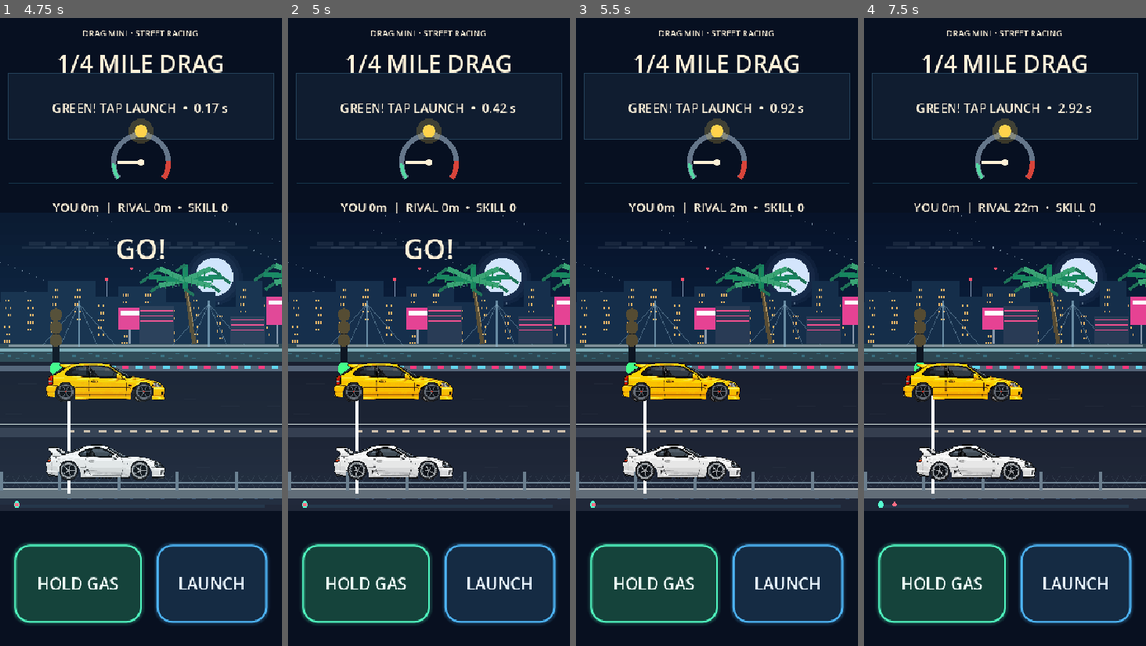
Above: before the commit, frames 1-4 (left to right).
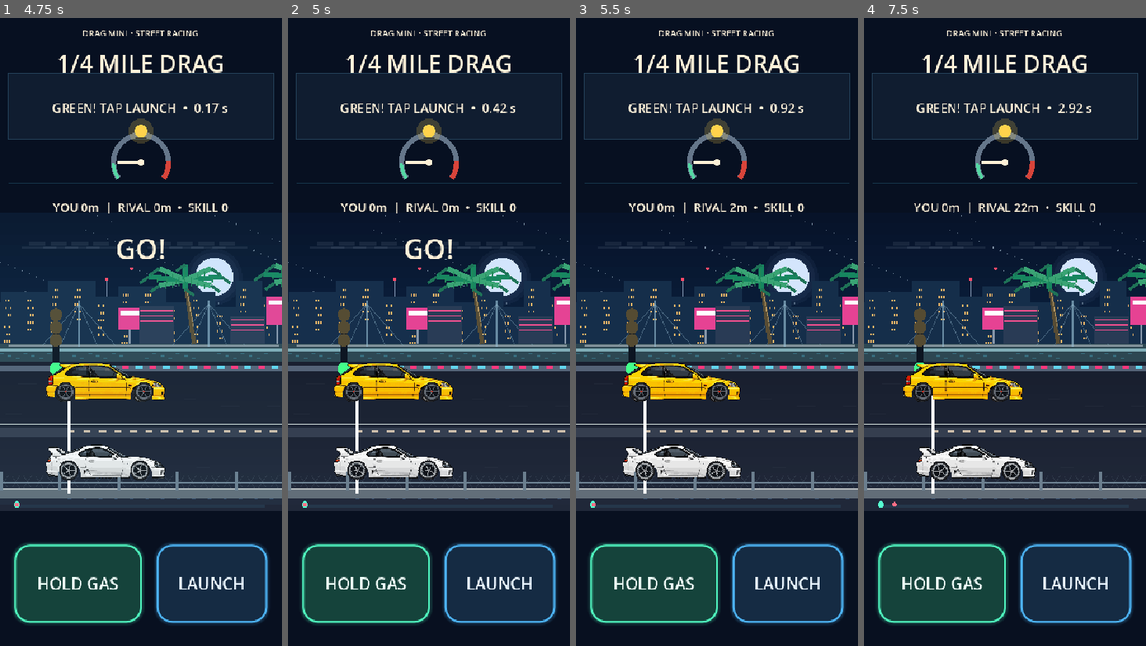
Above: after the commit, the same moments.

Repository: 1993velezpadilla-source/Drag-mini
Game: Godot game, scene res://scenes/main.tscn
Two runs of this game, one before a commit and one after it. Both use one fixed random seed, a clock stepped at 60 frames per second and the inputs below.
Inputs (mouse positions are in pixels of both pictures, inside the frame that each line leads up to):
- Up to frame 1 (4.75 s): click "▶ QUICK START" at 0.5 s; tap Enter at 1.25, 3.5 s; move the mouse to (203, 300) at 1.27 s; click (203, 300) at 1.42 s; tap Space at 2, 4.25 s; drag from (84, 363) to (126, 457) at 2.02 s; move the mouse to (169, 193) at 2.77 s; click (169, 193) at 2.92 s; drag from (126, 457) to (56, 237) at 3.52 s; move the mouse to (225, 426) at 4.27 s; click (225, 426) at 4.42 s
- Up to frame 2 (5 s): no input
- Up to frame 3 (5.5 s): drag from (632, 237) to (674, 175) at 5.02 s
- Up to frame 4 (7.5 s): move the mouse to (1019, 332) at 5.77 s; click (1019, 332) at 5.92 s; drag from (962, 175) to (948, 363) at 6.52 s; move the mouse to (1067, 300) at 7.27 s; click (1067, 300) at 7.42 s

Frame 1 is identical in both runs. In frame 2, less than 0.1% of the frame differs, in the area x 20-54%, y 70-74%; in frame 3, less than 0.1%; in frame 4, 0.2%, in the area x 10-59%, y 55-78%.

Commit message:
feat(racing): physics 120Hz, working dyno/gear/pressure tune, tire slip smoke and 60ft/ET/trap telemetry

Diff:
--- a/scripts/main.gd
+++ b/scripts/main.gd
@@ -31,6 +31,10 @@
 var player := {}
 var rival := {}
 var elapsed := 0.0
+var _sim_left := 0.0
+var race_split_60 := -1.0
+var race_split_330 := -1.0
+var race_trap_mph := 0.0
 var finish_text := ""
 var shift_feedback_until := 0.0
 var shift_feedback := ""
@@ -223,7 +227,7 @@
         "vibration":progress.vibrations, "dynamic":progress.dynamic_time,
         "audio":progress.audio_enabled,
         "wallpaper_interactive":progress.wallpaper_interactive,
-        "parts":part_states, "notice":notice
+        "parts":part_states, "tune":progress.tune(selected).duplicate(true), "notice":notice
     }
 
 func _distance_name(meters: float) -> String:
@@ -246,6 +250,13 @@
     queue_redraw()
 
 func _menu_action(action: String) -> void:
+    if action.begins_with("tune:"):
+        var details := action.split(":")
+        if details.size() == 3 and details[1] in Progression.TUNE_IDS:
+            if progress.tune_adjust(selected, details[1], int(details[2])):
+                notice = "TUNE SAVED  /  " + details[1].to_upper()
+            _present("tune")
+        return
     if action.begins_with("upgrade:"):
         var part_id := action.trim_prefix("upgrade:")
         if progress.purchase(selected, part_id):
@@ -276,6 +287,7 @@
         "race", "race_select": _present("race_select")
         "career": _present("career")
         "upgrades": _present("upgrades")
+        "tune": _present("tune")
         "settings": _present("settings")
         "wallpaper": _present("wallpaper")
         "wallpaper_apply":
@@ -341,7 +353,7 @@
         "rpm":1050.0, "gear":0, "shift_timer":0.0,
         "finished":false, "finish_time":0.0, "wheel_angle":0.0,
         "tuning":progress.performance(car_id), "nitrous_left":float(progress.level(car_id, "nitrous")) * 2.0,
-        "nitrous_active":0.0, "launch_force":1.0, "shift_power":0.0}
+        "nitrous_active":0.0, "launch_force":1.0, "shift_power":0.0, "wheel_slip":0.0}
 
 func _start_race() -> void:
     screen = "race"
@@ -351,6 +363,10 @@
     shift_feedback_until = 0.0
     shift_feedback_label.visible = false
     elapsed = 0.0
+    _sim_left = 0.0
+    race_split_60 = -1.0
+    race_split_330 = -1.0
+    race_trap_mph = 0.0
     finish_text = ""
     throttle_held = false
     gas_finger = -1
@@ -378,7 +394,11 @@
         "mass":1.0,
         "grip":1.0 + (0.017 * float(progress.stage + 1) if career_race else 0.0),
         "shift":maxf(0.82, 1.0 - (0.014 * float(progress.stage + 1) if career_race else 0.0)),
-        "nitrous":0
+        "nitrous":0,
+        "final_drive":1.0,
+        "shift_target":0.91,
+        "launch_rpm":4000.0,
+        "tire_pressure":28.0
     }
     rival["nitrous_left"] = 0.0
     title_label.text = _distance_name(race_distance_m) + " DRAG"
@@ -532,7 +552,7 @@
     launched = true
     # The clutch release is a real decision: delayed reaction and wheelspin hurt ET.
     var rpm_factor := launch_rpm / float(CARS[selected]["redline"])
-    var sweet_spot := 0.54
+    var sweet_spot := float(player["tuning"].get("launch_rpm", 4000.0)) / float(CARS[selected]["redline"])
     var error := absf(rpm_factor - sweet_spot)
     var delay_penalty := clampf(reaction_seconds / 3.0, 0.0, 0.48)
     var quality := clampf(1.18 - error * 0.95 - delay_penalty, 0.62, 1.18)
@@ -578,11 +598,11 @@
     driver["shift_timer"] = maxf(0.0, driver["shift_timer"] - delta)
     driver["shift_power"] = maxf(0.0, float(driver["shift_power"]) - delta)
     var tuning: Dictionary = driver["tuning"]
-    var gear_ratio: float = RATIOS[driver["gear"]] * model["final"]
+    var gear_ratio: float = RATIOS[driver["gear"]] * model["final"] * float(tuning.get("final_drive", 1.0))
     var wheel_radius := 0.305
     var coupled_rpm: float = driver["speed"] * gear_ratio * 60.0 / (TAU * wheel_radius)
     driver["rpm"] = clampf(maxf(maxf(1050.0, coupled_rpm), 2700.0 if gas and driver["speed"] < 3.0 else 0.0), 850.0, 8300.0)
-    if shift_auto and driver["rpm"] >= model["redline"] * 0.91:
+    if shift_auto and driver["rpm"] >= model["redline"] * float(tuning.get("shift_target", 0.91)):
         _shift(driver)
     var throttle := 1.0 if gas and driver["shift_timer"] <= 0.0 else 0.0
     var normalized: float = driver["rpm"] / model["redline"]
@@ -601,7 +621,12 @@
         force_boost *= 1.11
     var wheel_force: float = throttle * model["torque"] * float(tuning["torque"]) * force_boost * curve * gear_ratio * 0.82 / wheel_radius
     var effective_mass: float = model["mass"] * float(tuning["mass"])
-    var max_traction: float = effective_mass * 9.81 * model["grip"] * float(tuning["grip"]) * 0.63
+    # Tire pressure changes contact patch. Too little or too much loses traction.
+    var pressure: float = float(tuning.get("tire_pressure", 28.0))
+    var patch := clampf(1.0 - absf(pressure - 27.5) * 0.017, 0.74, 1.01)
+    var max_traction: float = effective_mass * 9.81 * model["grip"] * float(tuning["grip"]) * patch * 0.63
+    var slip_ratio := clampf((wheel_force - max_traction) / maxf(1.0, max_traction), 0.0, 2.0)
+    driver["wheel_slip"] = move_toward(float(driver.get("wheel_slip", 0.0)), slip_ratio, delta * 4.5)
     var resistance: float = 0.45 * driver["speed"] * driver["speed"] + 125.0
     var net: float = minf(wheel_force, max_traction) - resistance
     driver["speed"] = maxf(0.0, driver["speed"] + (net / effective_mass) * delta)
@@ -661,15 +686,26 @@
         countdown_label.visible = false
     if player["finished"] and rival["finished"]:
         return
-    var tick := minf(delta, 1.0 / 30.0)
-    elapsed += tick
-    if launched:
-        _advance_car(player, tick, throttle_held, auto_shift)
-    # Slight human-like CPU reaction makes staging meaningful.
-    if green_timer > 0.20 + float(progress.stage if career_race else 0) * 0.004:
-        _advance_car(rival, tick, true, true)
-    if player["finished"] and rival["finished"]:
-        _end_race()
+    # Stable 120Hz substeps: frame-rate independent acceleration and ET,
+    # capped after process stalls to avoid infinite catch-up on mobile.
+    const DT := 1.0 / 120.0
+    _sim_left = minf(_sim_left + minf(delta, 0.10), 0.12)
+    var loops := 0
+    while _sim_left >= DT and loops < 15:
+        _sim_left -= DT
+        loops += 1
+        elapsed += DT
+        if launched:
+            _advance_car(player, DT, throttle_held, auto_shift)
+        if green_timer > 0.20 + float(progress.stage if career_race else 0) * 0.004:
+            _advance_car(rival, DT, true, true)
+        if race_split_60 < 0.0 and float(player["distance"]) >= 18.288:
+            race_split_60 = elapsed
+        if race_split_330 < 0.0 and float(player["distance"]) >= 100.584:
+            race_split_330 = elapsed
+        if player["finished"] and rival["finished"]:
+            _end_race()
+            break
     _update_hud()
     queue_redraw()
 
@@ -686,7 +722,9 @@
     title_label.text = finish_text
     if progress.vibrations and OS.get_name() == "Android":
         Input.vibrate_handheld(65 if winning else 30)
-    detail_label.text = "YOUR TIME: %.2fs\nRIVAL TIME: %.2fs" % [player["finish_time"], rival["finish_time"]]
+    race_trap_mph = float(player.get("speed", 0.0)) * 2.2369363
+    detail_label.text = "ET %.3fs   •   TRAP %.0f MPH\nRIVAL %.3fs   •   60 FT %.3fs" % [
+        player["finish_time"], race_trap_mph, rival["finish_time"], maxf(0.0, race_split_60)]
     throttle_button.visible = false
     shift_button.visible = false
     retry_button.visible = true
@@ -750,6 +788,14 @@
     if player_id < visual_cars.size():
         WheelLayers.draw_car(self, visual_cars[player_id], Rect2(player_x, sz.y * 0.534,
             car_w, car_w * 54.0 / 128.0), float(player["wheel_angle"]))
+    # Tire smoke follows modeled wheel slip rather than random particles.
+    var slip := float(player.get("wheel_slip", 0.0))
+    if launched and slip > 0.22 and float(player.get("speed", 0.0)) < 20.0:
+        for i in range(7):
+            var center := Vector2(player_x + sz.x * (0.09 - float(i) * 0.025),
+                sz.y * (0.620 - float(i % 3) * 0.014))
+            draw_circle(center, (6.0 + float(i) * 2.5) * minf(slip, 1.6),
+                Color(0.75, 0.84, 0.90, 0.10 + 0.07 * (6 - i) / 6.0))
     if float(player.get("nitrous_active", 0.0)) > 0.0:
         for i in range(6):
             var yy := sz.y * (0.562 + float(i) * 0.014)
